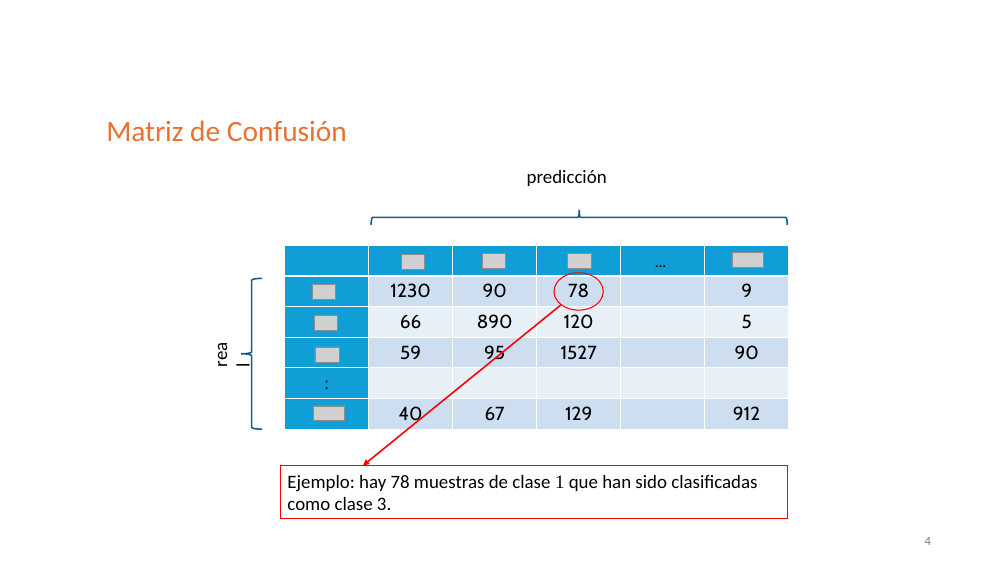
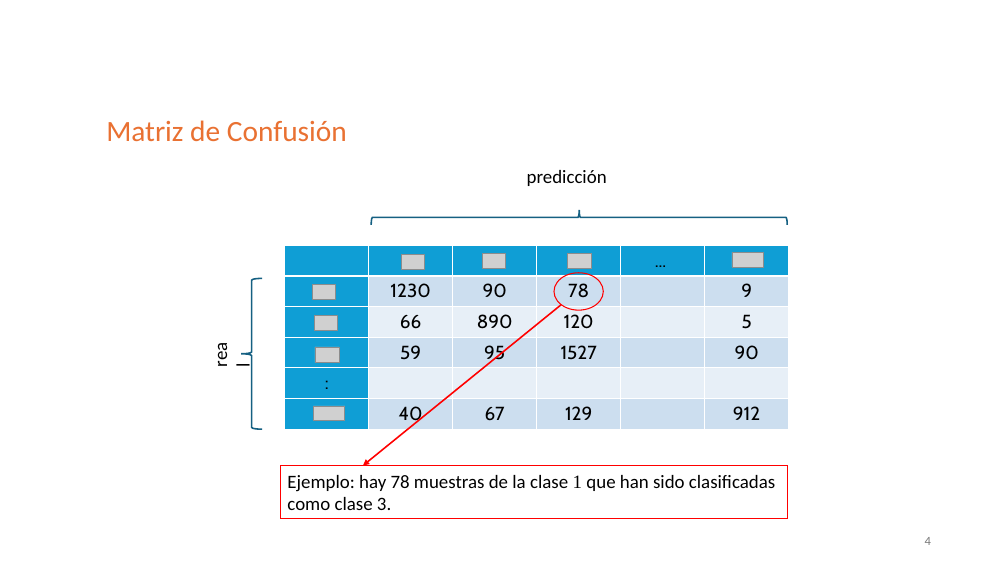
Before and after one commit to domingomery/patrones, a slide deck: slide 4 of clases/Cap05_Evaluacion/presentations/PAT05_Performance.pptx. Drawn at 1008x567 pixels with LibreOffice and Linux fonts; fonts in the diff are those of the drawing; grey boxes stand for pictures. Boxes give left, top, right and bottom in pixels: in the first picture for what was removed or moved away, otherwise in the second. Text is boxed around its words. In the diff, an @@ line names an element or a change of style, - is before the commit and + after.

```diff
--- a/clases/Cap05_Evaluacion/presentations/PAT05_Performance.pptx
+++ b/clases/Cap05_Evaluacion/presentations/PAT05_Performance.pptx
@@ text in rectangle at box(287, 475, 775, 510): text changed @@
-Ejemplo: hay 78 muestras de clase 1 que han sido clasificadas como clase 3.
+Ejemplo: hay 78 muestras de la clase 1 que han sido clasificadas como clase 3.
```
Also in this commit, not shown: 1 other slide changed, 2 slides added.
